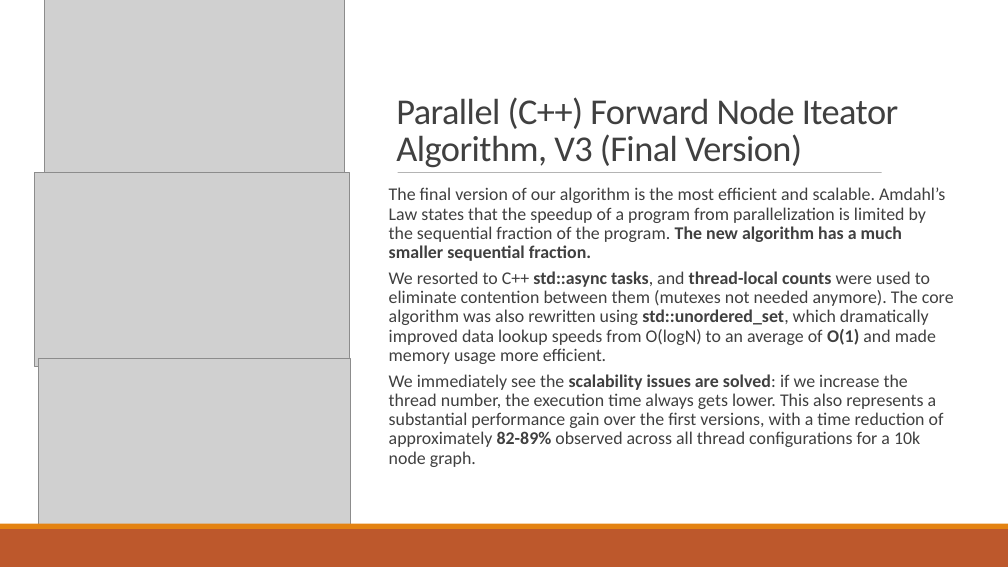
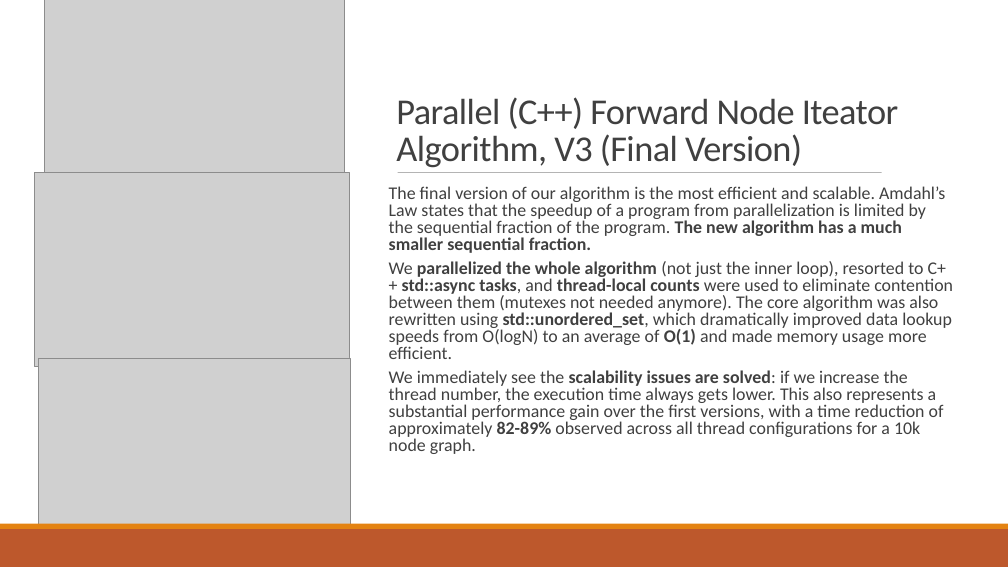
Before and after one commit to RiccardoRevalor/ParallelTriangleCounting, a slide deck: slide 6 of presentation.pptx. Drawn at 1008x567 pixels with LibreOffice and Linux fonts; fonts in the diff are those of the drawing; grey boxes stand for pictures. Boxes give left, top, right and bottom in pixels: in the first picture for what was removed or moved away, otherwise in the second. Text is boxed around its words. In the diff, an @@ line names an element or a change of style, - is before the commit and + after.

Commit message:
feat: updated slides

```diff
--- a/presentation.pptx
+++ b/presentation.pptx
@@ text at box(389, 186, 945, 454): line spacing 0.9 to 0.8 @@
@@ text at box(389, 261, 953, 359): text changed @@
-We resorted to C++ std::async tasks, and thread-local counts were used to eliminate contention between them (mutexes not needed anymore). The core algorithm was also rewritten using std::unordered_set, which dramatically improved data lookup speeds from O(logN) to an average of O(1) and made memory usage more efficient.
+We parallelized the whole algorithm (not just the inner loop), resorted to C++ std::async tasks, and thread-local counts were used to eliminate contention between them (mutexes not needed anymore). The core algorithm was also rewritten using std::unordered_set, which dramatically improved data lookup speeds from O(logN) to an average of O(1) and made memory usage more efficient.
```
